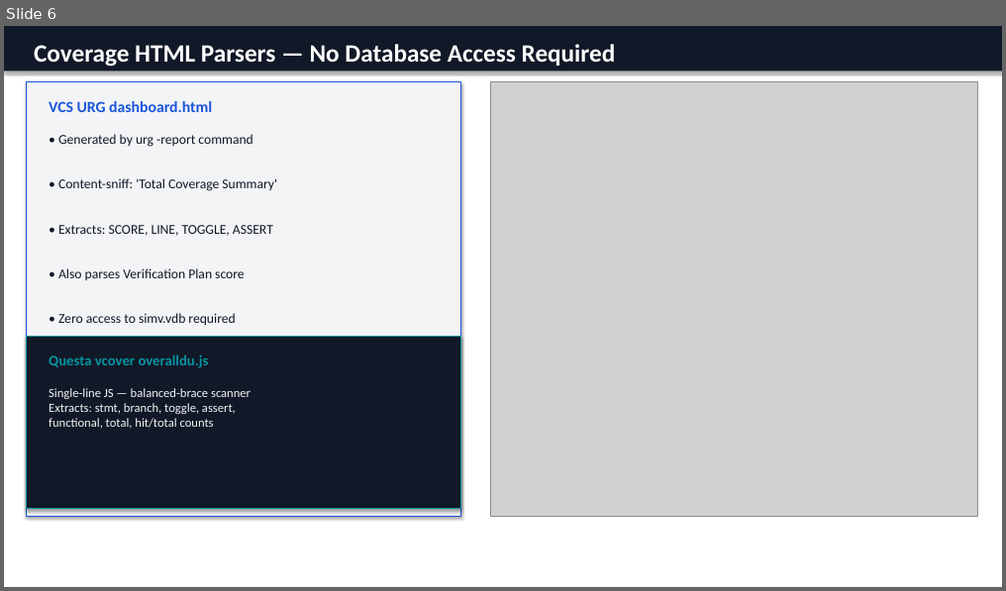
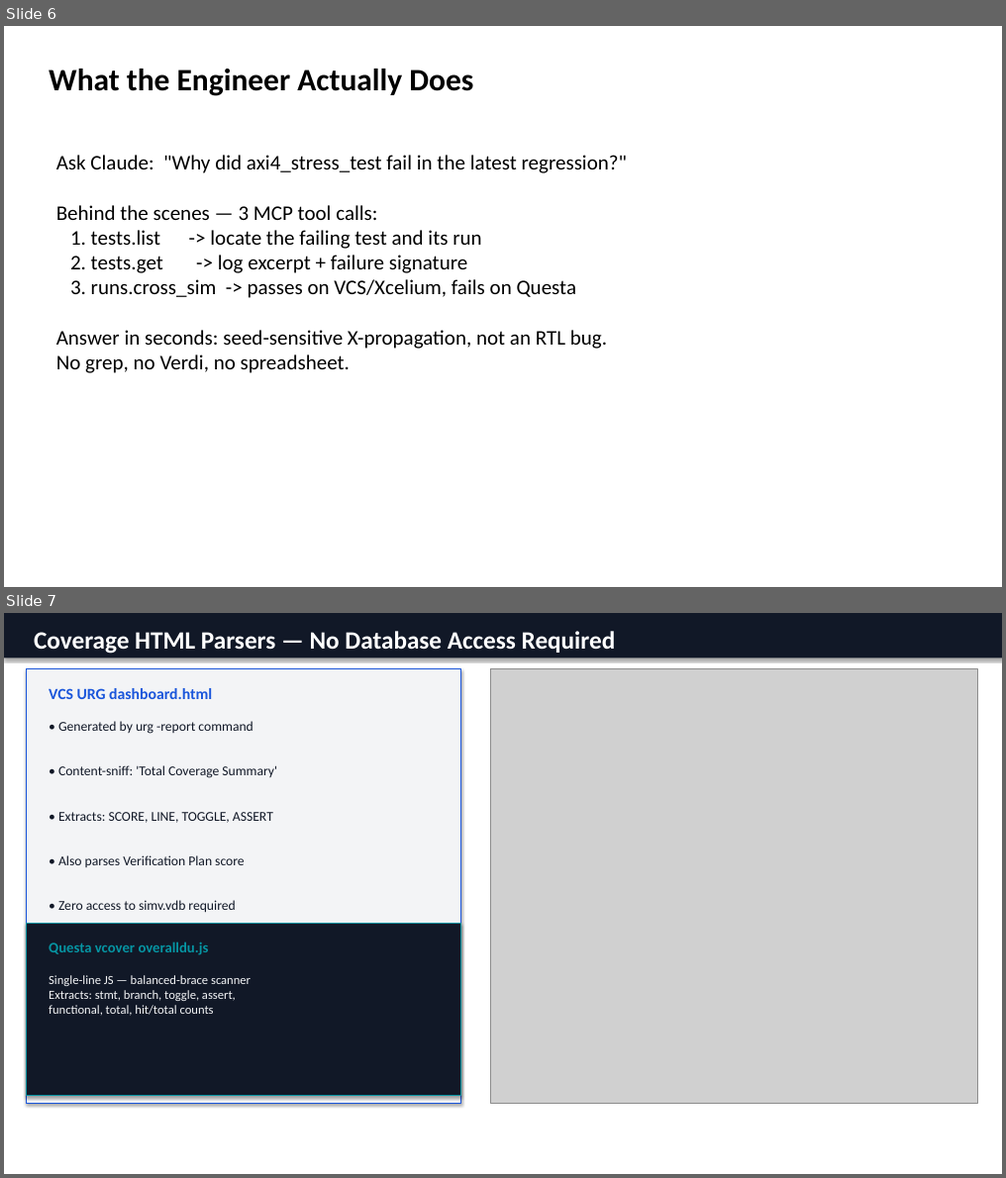
Before and after one commit to kiranreddi/sentinel-dv, a slide deck: conference/slides/sentinel_dv_dvcon2026.pptx. Shown one above the other, each under a label of ours: slide 6 before the commit, slides 6 and 7 after it. The pictures are 1006x591 and 1006x1178 pixels, drawn with LibreOffice and Linux fonts; fonts in the diff are those of the drawing; grey boxes stand for pictures. Boxes give left, top, right and bottom in pixels: in the first picture for what was removed or moved away, otherwise in the second. Text is boxed around its words. In the diff, an @@ line names an element or a change of style, - is before the commit and + after.

Commit message:
Release v2.3.0: Jenkins indexing, MCP registry polish, 28 tools
Add Jenkins artifact path inference, JUnit dedupe, and cocotb test_artifacts
evidence. Enrich server.json with logo, tags, and docs URL. Align changelogs
and README for the 2.3.0 publish (runs.summary, tests.history, CI formatting).

```diff
--- a/conference/slides/sentinel_dv_dvcon2026.pptx
+++ b/conference/slides/sentinel_dv_dvcon2026.pptx
@@ slide 6 added at (4, 26, 1002, 587), background #FFFFFF @@
@@ text added at (49, 69, 473, 96), 30 pt, text #000000, bold @@
+What the Engineer Actually Does
@@ text added at (56, 155, 628, 373), 20 pt, text #000000 @@
+Ask Claude: "Why did axi4_stress_test fail in the latest regression?"
+Behind the scenes — 3 MCP tool calls:
+1. tests.list -> locate the failing test and its run
+2. tests.get -> log excerpt + failure signature
+3. runs.cross_sim -> passes on VCS/Xcelium, fails on Questa
+Answer in seconds: seed-sensitive X-propagation, not an RTL bug.
+No grep, no Verdi, no spreadsheet.
@@ what was slide 6 is now slide 7 @@
```
Also in this commit, not shown: 5 slides changed, 1 other slide added, 16 other files.
